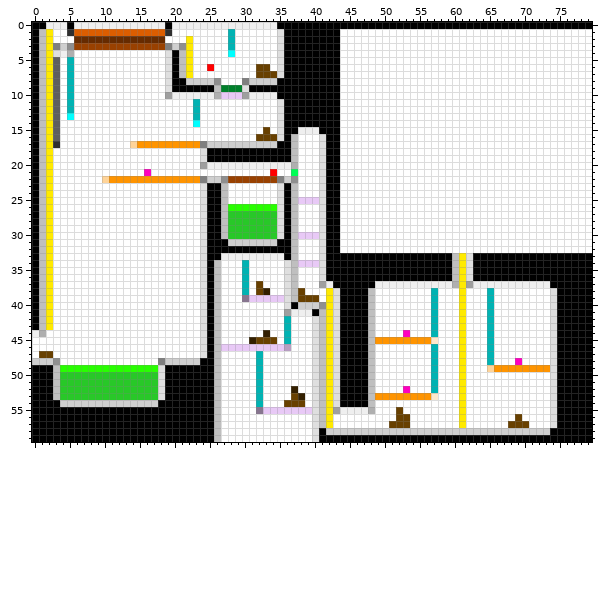
Edited in one commit: sprite sheet (source/level_data/layouts/level4/layer2.png). The picture above was drawn from the file before the commit.
The file is 80x60 pixels.
Once edited:
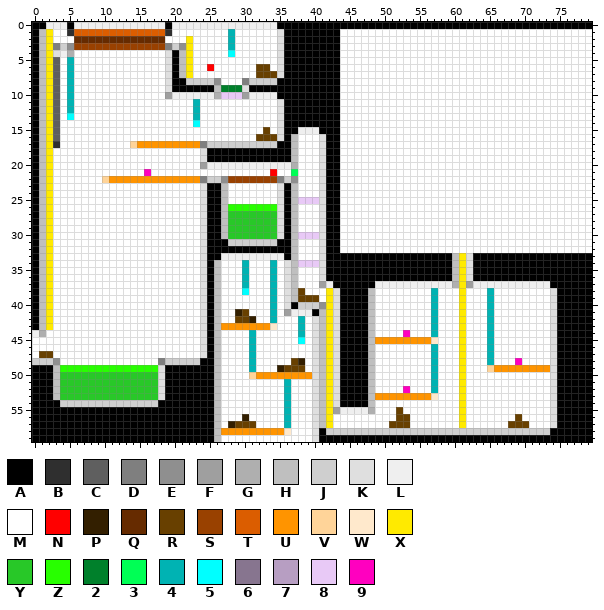
Palette (. is transparent): A #000000  B #2f2f2f  C #5f5f5f  D #7f7f7f  E #8f8f8f  F #9f9f9f  G #afafaf  H #bfbfbf  J #cfcfcf  K #dfdfdf  L #efefef  M #ffffff  N #ff0000  P #331f00  Q #662b00  R #684000  S #994100  T #db5d00  U #ff9400  V #ffd499  W #ffe9cc  X #ffea00  Y #28c828  Z #28ff00  2 #00802b  3 #00ff55  4 #00b3b3  5 #00ffff  6 #87758f  7 #b79ec2  8 #e8c9f6  9 #ff00bf
The exact change:
{"y":34,"x":34,"old":"M","new":"4"}
{"y":35,"x":34,"old":"M","new":"4"}
{"y":36,"x":34,"old":"M","new":"4"}
{"y":37,"x":32,"old":"R","new":"M"}
{"y":37,"x":34,"old":"M","new":"4"}
{"y":38,"x":30,"old":"4","new":"5"}
{"y":38,"x":32,"old":"RPM","new":"MM4"}
{"y":39,"x":30,"old":"688888","new":"MMMM4M"}
{"y":40,"x":34,"old":"M","new":"4"}
{"y":41,"x":29,"old":"MM","new":"PR"}
{"y":41,"x":34,"old":"M","new":"4"}
{"y":42,"x":29,"old":"MMM","new":"RRP"}
{"y":42,"x":34,"old":"M","new":"4"}
{"y":42,"x":36,"old":"4","new":"M"}
{"y":42,"x":38,"old":"M","new":"4"}
{"y":43,"x":27,"old":"MMMMMMMM","new":"UUUUUUUW"}
{"y":43,"x":36,"old":"4","new":"M"}
{"y":43,"x":38,"old":"M","new":"4"}
{"y":44,"x":31,"old":"M","new":"4"}
{"y":44,"x":33,"old":"P","new":"M"}
{"y":44,"x":36,"old":"4","new":"M"}
{"y":44,"x":38,"old":"M","new":"4"}
{"y":45,"x":31,"old":"PRRR","new":"4MMM"}
{"y":45,"x":36,"old":"4","new":"M"}
{"y":45,"x":38,"old":"M","new":"5"}
{"y":46,"x":27,"old":"8888888887","new":"MMMM4MMMMM"}
{"y":47,"x":31,"old":"M4","new":"4M"}
{"y":48,"x":31,"old":"M4","new":"4M"}
{"y":48,"x":37,"old":"MM","new":"RP"}
{"y":49,"x":31,"old":"M4","new":"4M"}
{"y":49,"x":35,"old":"MMMM","new":"PRRR"}
{"y":50,"x":31,"old":"M4MMMMMMM","new":"VUUUUUUUU"}
{"y":51,"x":32,"old":"4","new":"M"}
{"y":51,"x":36,"old":"M","new":"4"}
{"y":52,"x":32,"old":"4","new":"M"}
{"y":52,"x":36,"old":"MP","new":"4M"}
{"y":53,"x":32,"old":"4","new":"M"}
{"y":53,"x":36,"old":"MRP","new":"4MM"}
{"y":54,"x":32,"old":"4","new":"M"}
{"y":54,"x":36,"old":"RRR","new":"4MM"}
{"y":55,"x":32,"old":"68888888","new":"MMMM4MMM"}
{"y":56,"x":30,"old":"M","new":"P"}
{"y":56,"x":36,"old":"M","new":"4"}
{"y":57,"x":28,"old":"MMMM","new":"PRRR"}
{"y":57,"x":36,"old":"M","new":"4"}
{"y":58,"x":27,"old":"MMMMMMMMMM","new":"UUUUUUUUUW"}
